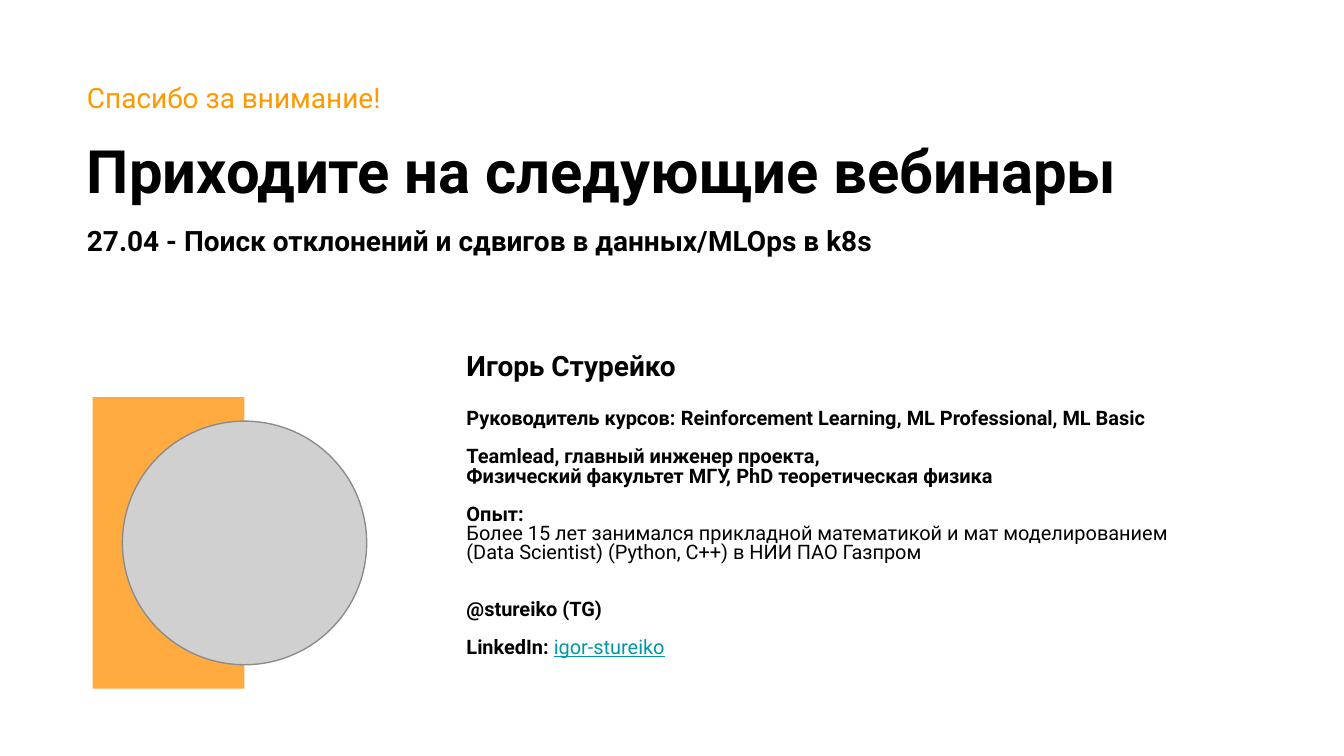
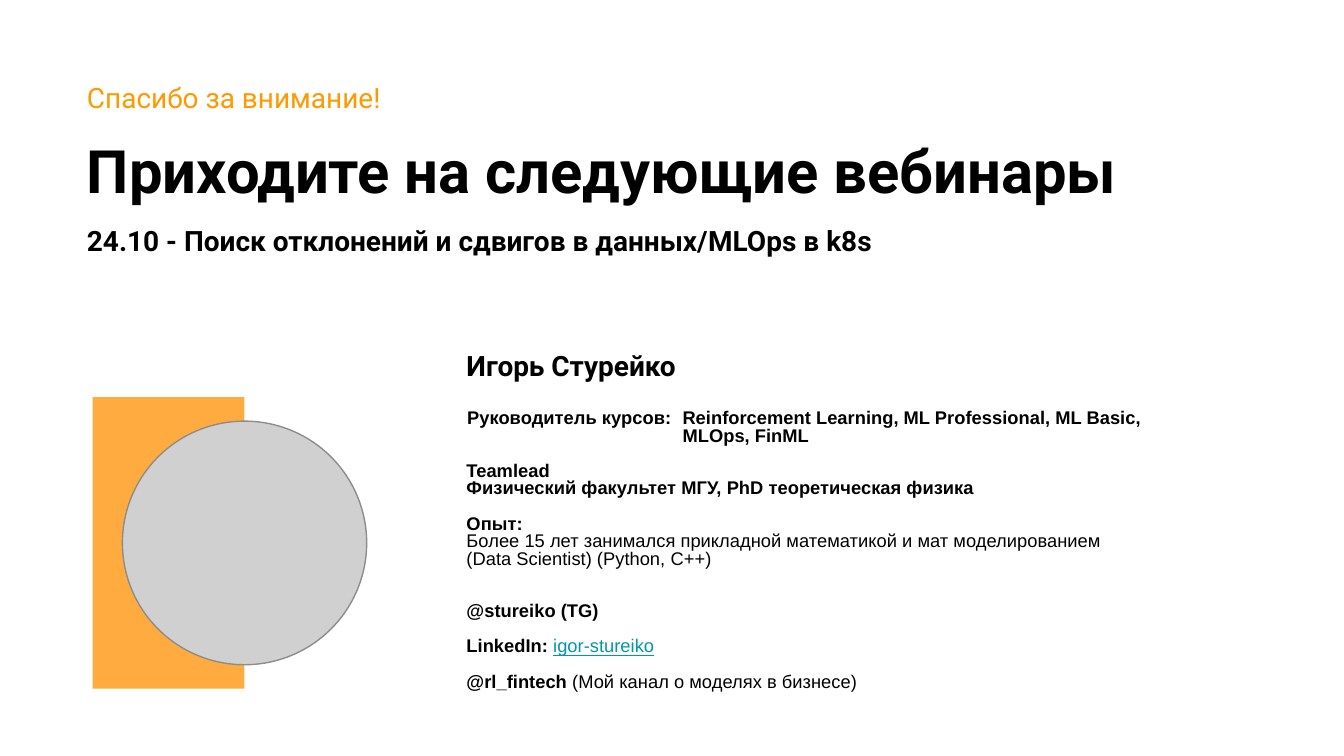
Before and after one commit to stureiko/Otus_lectures, a slide deck: slide 29 of MLOps/37 - Prometheus, метрики/Presentation/37 Prometheus.pptx. Drawn at 1344x756 pixels with LibreOffice and Linux fonts; fonts in the diff are those of the drawing; grey boxes stand for pictures; background and template pictures are left out. Boxes give left, top, right and bottom in pixels: in the first picture for what was removed or moved away, otherwise in the second. Text is boxed around its words. In the diff, an @@ line names an element or a change of style, - is before the commit and + after.

```diff
--- a/MLOps/37 - Prometheus, метрики/Presentation/37 Prometheus.pptx
+++ b/MLOps/37 - Prometheus, метрики/Presentation/37 Prometheus.pptx
@@ text at (x1=87, y1=230, x2=871, y2=257): text changed @@
-27.04 - Поиск отклонений и сдвигов в данных/MLOps в k8s
+24.10 - Поиск отклонений и сдвигов в данных/MLOps в k8s
@@ text at (x1=466, y1=410, x2=1141, y2=477): text changed; size 10.6 to 9.8 pt; font Roboto to Arial @@
-Руководитель курсов: Reinforcement Learning, ML Professional, ML Basic
-Teamlead, главный инженер проекта,
+Руководитель курсов: Reinforcement Learning, ML Professional, ML Basic,
+MLOps, FinML
+Teamlead
@@ text at (x1=466, y1=480, x2=1100, y2=656): size 10.6 to 9.8 pt, font Roboto to Arial in "Физический факультет МГУ, PhD теоретическая физика", "Опыт:", "Более 15 лет занимался прикладной математикой и ...", "@stureiko (TG)" and 1 more places @@
@@ text at (x1=466, y1=551, x2=712, y2=569): text changed; size 10.6 to 9.8 pt; font Roboto to Arial @@
-(Data Scientist) (Python, С++) в НИИ ПАО Газпром
+(Data Scientist) (Python, С++)
@@ text at (x1=466, y1=674, x2=857, y2=692): paragraph added @@
+@rl_fintech (Мой канал о моделях в бизнесе)
```
Also in this commit, not shown: 4 other slides changed, 7 other files.
